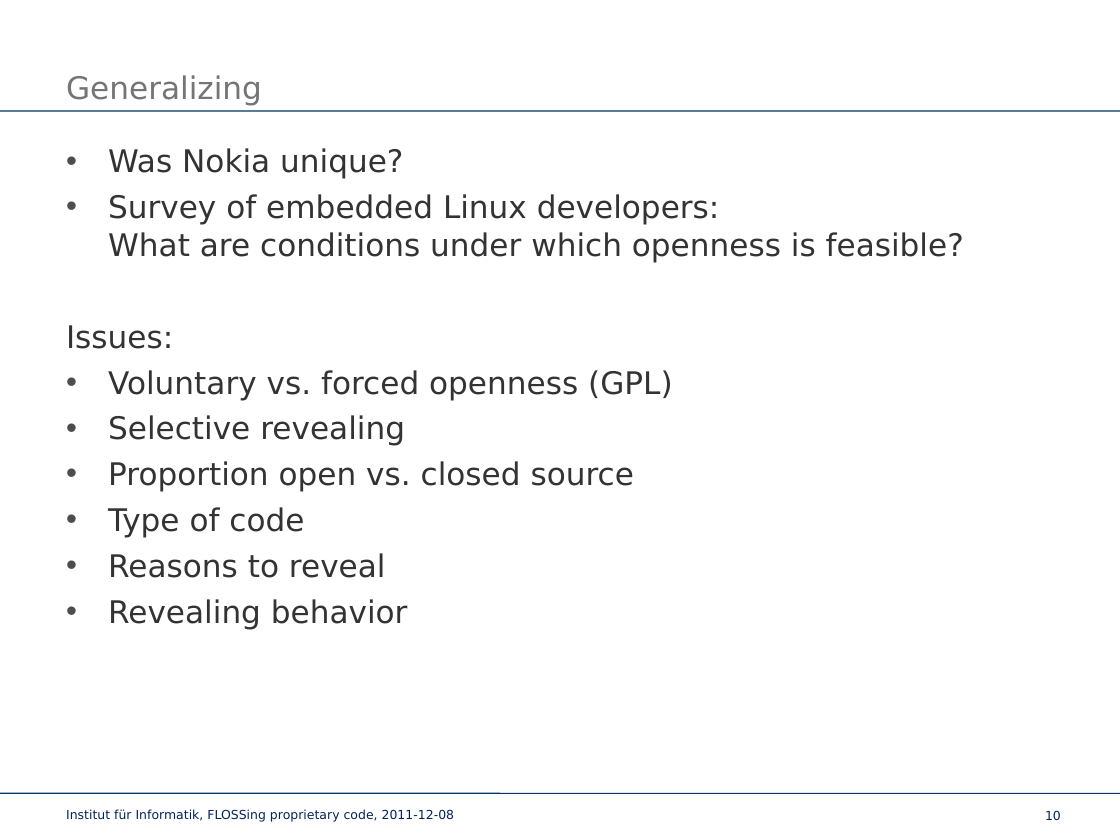
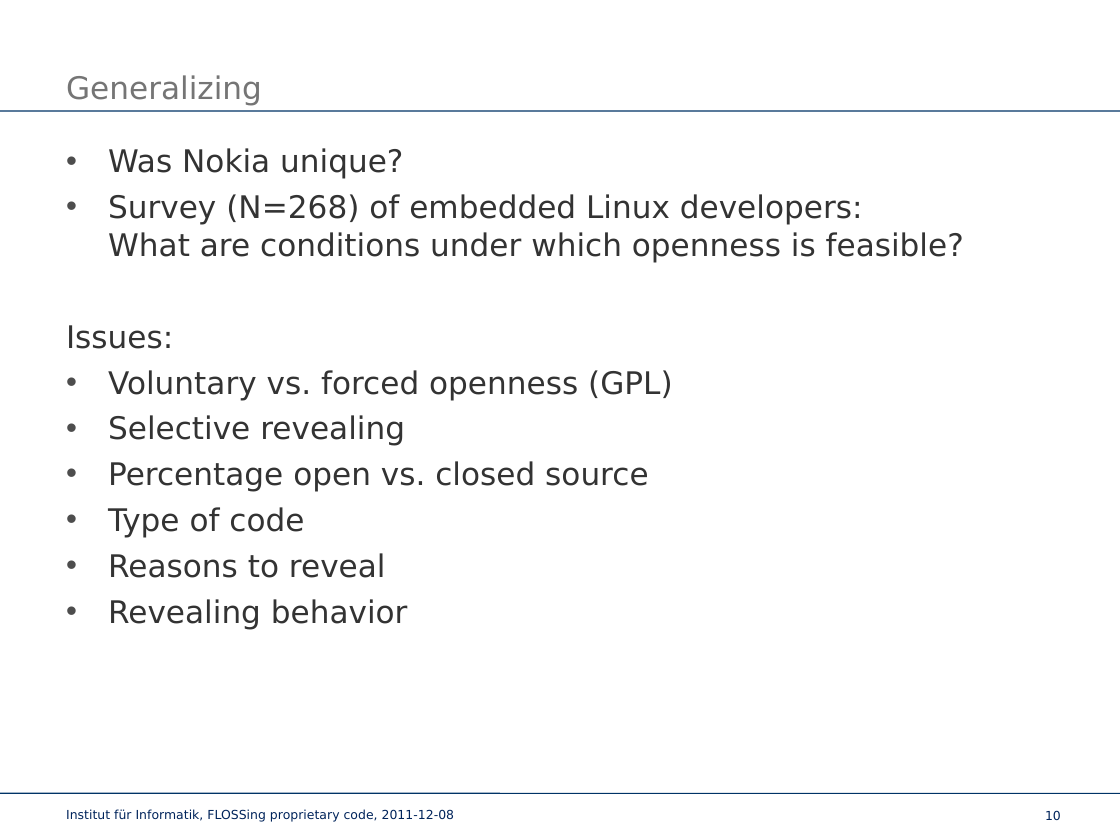
Before and after one commit to davkal/flossing-proprietary-code-talk, a slide deck: slide 10 of bse_david_kaltschmidt_flossing.pptx. Drawn at 1120x840 pixels with LibreOffice and Linux fonts; fonts in the diff are those of the drawing; background and template pictures are left out. Boxes give left, top, right and bottom in pixels: in the first picture for what was removed or moved away, otherwise in the second. Text is boxed around its words. In the diff, an @@ line names an element or a change of style, - is before the commit and + after.

```diff
--- a/bse_david_kaltschmidt_flossing.pptx
+++ b/bse_david_kaltschmidt_flossing.pptx
@@ text at (x1=108, y1=194, x2=964, y2=263): text changed @@
-• Survey of embedded Linux developers:
-  What are conditions under which openness is feasible?
+• Survey (N=268) of embedded Linux developers:
+  What are conditions under which openness is feasible?
@@ text at (x1=108, y1=461, x2=648, y2=492): text changed @@
-• Proportion open vs. closed source
+• Percentage open vs. closed source
```
Also in this commit, not shown: 7 other slides changed, 1 other file.
